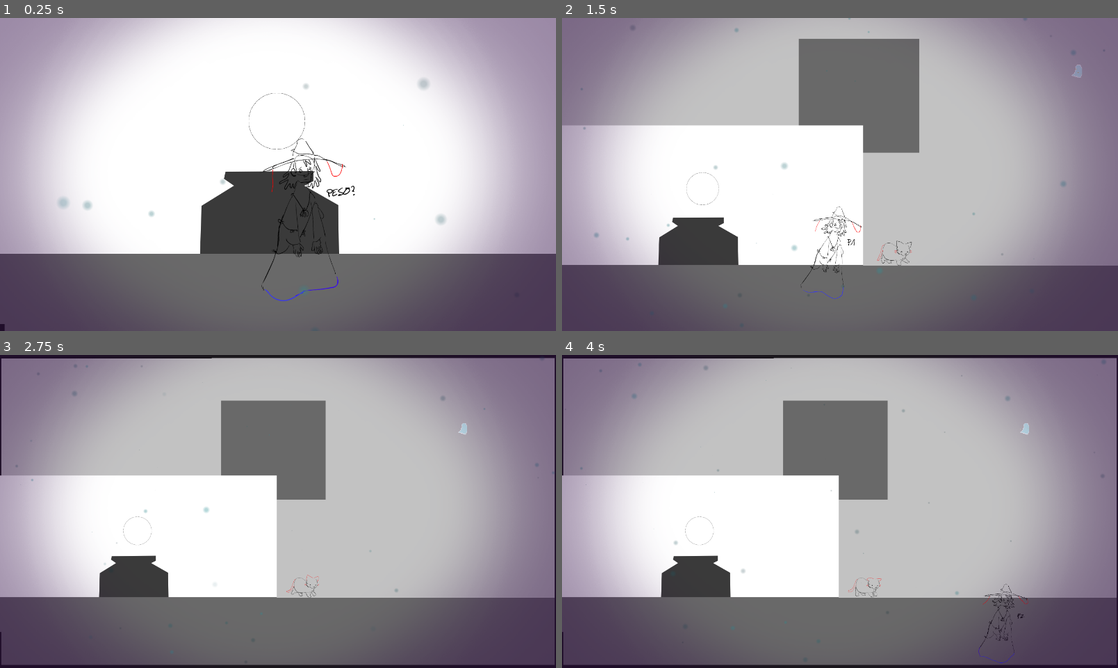
Above: before the commit, frames 1-4 (two rows, left to right).
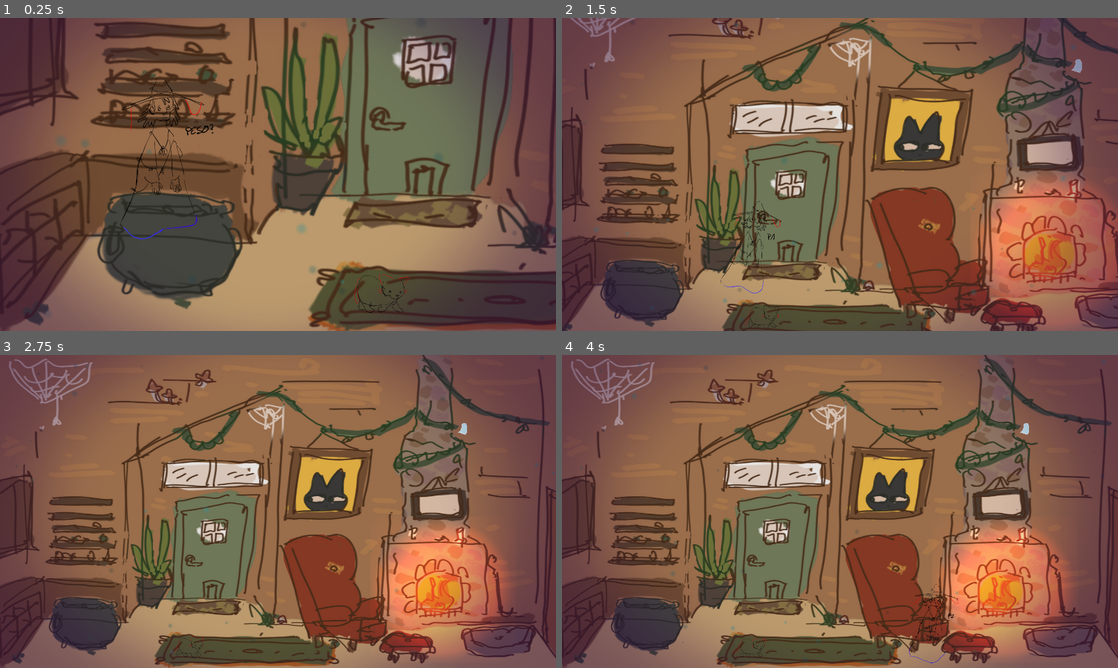
Above: after the commit, the same moments.

Repository: Mapachana/GlobalGameJam25
Game: Godot game, scene res://Scenes/Main.tscn
Same seed, same stepped clock (60 frames per second), same inputs: the game is played once before the commit and once after it. Sound files missing from this copy of the repository are replaced by a short silence.
Inputs:
- Up to frame 1 (0.25 s): no input
- Up to frame 2 (1.5 s): tap Enter (ui_accept) at 0.5, 0.77 s; hold Right (ui_right) 0.53-1.28 s; hold Down (ui_down) from 1.28 s (still down)
- Up to frame 3 (2.75 s): tap Enter (ui_accept) at 1.52 s; release Down (ui_down) at 2.03 s; hold Right (ui_right) from 2.03 s (still down)
- Up to frame 4 (4 s): release Right (ui_right) at 2.78 s; hold Up (ui_up) 2.78-3.53 s; tap Enter (ui_accept) at 3.02, 3.77 s; hold Left (ui_left) from 3.53 s (still down)

The runs differ from the first frame. In frame 1, 98% of the frame differs, in the area x 0-100%, y 0-100%; in frame 2, 98%; in frame 3, 98%; in frame 4, 98%.

Commit message:
fondos 1

Diff:
--- a/ggj2025/Scenes/Main.tscn
+++ b/ggj2025/Scenes/Main.tscn
@@ -1,13 +1,14 @@
-[gd_scene load_steps=45 format=3 uid="uid://bqak8awkxwt4m"]
-
-[ext_resource type="Texture2D" uid="uid://bymmj7u1mme82" path="res://Images/Fondo habitacion 1.png" id="1_klajk"]
+[gd_scene load_steps=46 format=3 uid="uid://bqak8awkxwt4m"]
+
 [ext_resource type="Script" path="res://Scenes/Main.gd" id="1_nxvp8"]
 [ext_resource type="Texture2D" uid="uid://c0wixk35j0yrm" path="res://Images/cielo placeholder.png" id="2_2fuvx"]
-[ext_resource type="Texture2D" uid="uid://w64ko26aboab" path="res://Images/salon sucio.png" id="2_3u1wu"]
-[ext_resource type="Texture2D" uid="uid://cj87dpptiyawx" path="res://Images/fondo atico.png" id="2_p0o4a"]
+[ext_resource type="Texture2D" uid="uid://defiw3hscvymo" path="res://Images/cocina sucio.jpg" id="2_31sva"]
 [ext_resource type="Texture2D" uid="uid://cy1pc2hdjmnkm" path="res://Images/inicio.png" id="3_4ddiu"]
 [ext_resource type="Script" path="res://Scenes/PJ.gd" id="4_hxefk"]
+[ext_resource type="Texture2D" uid="uid://3gu7w3jw5kpv" path="res://Images/buhardilla sucio.jpg" id="4_ufxyl"]
+[ext_resource type="Texture2D" uid="uid://bid536u4ornod" path="res://Images/estudio sucio.jpg" id="5_2dtpk"]
 [ext_resource type="Texture2D" uid="uid://bgrjt4dgkhlwf" path="res://Images/pj IDLE/idle0001.png" id="6_2dvtn"]
+[ext_resource type="Texture2D" uid="uid://cv2iob8iqkicp" path="res://Images/salon sucio color.jpg" id="6_ajp7e"]
 [ext_resource type="Texture2D" uid="uid://22fqkovei0yb" path="res://Images/pj IDLE/idle0002.png" id="7_mx3v3"]
 [ext_resource type="AudioStream" uid="uid://77latoqsh4re" path="res://Music/prueba/GGJ2024.ogg" id="7_t5vac"]
 [ext_resource type="PackedScene" uid="uid://d18pqfbs864oc" path="res://Scenes/Objeto.tscn" id="8_nq87s"]
@@ -123,6 +124,23 @@
 
 [sub_resource type="CanvasItemMaterial" id="CanvasItemMaterial_7lo68"]
 
+[sub_resource type="Gradient" id="Gradient_jembb"]
+offsets = PackedFloat32Array(0.262009, 0.384279, 0.755459)
+colors = PackedColorArray(1, 1, 1, 1, 1, 1, 1, 0.724891, 1, 1, 1, 0)
+
+[sub_resource type="GradientTexture2D" id="GradientTexture2D_kn7pw"]
+gradient = SubResource("Gradient_jembb")
+fill = 1
+fill_from = Vector2(0.5, 0.5)
+
+[sub_resource type="Curve" id="Curve_rrcx7"]
+_data = [Vector2(0, 0), 0.0, 0.0, 0, 0, Vector2(0.358491, 1), 0.0, 0.0, 0, 0]
+point_count = 2
+
+[sub_resource type="Gradient" id="Gradient_tvg56"]
+offsets = PackedFloat32Array(0, 0.189873, 0.852321, 1)
+colors = PackedColorArray(0, 0.239216, 0.290196, 0, 7.21961e-08, 0.132888, 0.165445, 0.184314, 0.203922, 0.592157, 0.615686, 0.368627, 0, 0.239216, 0.290196, 0)
+
 [sub_resource type="Gradient" id="Gradient_nucqi"]
 offsets = PackedFloat32Array(0.327801, 0.692946, 1)
 colors = PackedColorArray(1, 1, 1, 1, 0.0679011, 0.0679011, 0.0679011, 1, 0, 0, 0, 1)
@@ -133,57 +151,35 @@
 fill_from = Vector2(0.5, 0.5)
 fill_to = Vector2(1, 1)
 
-[sub_resource type="Gradient" id="Gradient_jembb"]
-offsets = PackedFloat32Array(0.262009, 0.384279, 0.755459)
-colors = PackedColorArray(1, 1, 1, 1, 1, 1, 1, 0.724891, 1, 1, 1, 0)
-
-[sub_resource type="GradientTexture2D" id="GradientTexture2D_kn7pw"]
-gradient = SubResource("Gradient_jembb")
-fill = 1
-fill_from = Vector2(0.5, 0.5)
-
-[sub_resource type="Curve" id="Curve_rrcx7"]
-_data = [Vector2(0, 0), 0.0, 0.0, 0, 0, Vector2(0.358491, 1), 0.0, 0.0, 0, 0]
-point_count = 2
-
-[sub_resource type="Gradient" id="Gradient_tvg56"]
-offsets = PackedFloat32Array(0, 0.189873, 0.852321, 1)
-colors = PackedColorArray(0, 0.239216, 0.290196, 0, 7.21961e-08, 0.132888, 0.165445, 0.184314, 0.203922, 0.592157, 0.615686, 0.368627, 0, 0.239216, 0.290196, 0)
-
 [node name="Main" type="Node2D"]
 script = ExtResource("1_nxvp8")
 
-[node name="SalonSucio2" type="Sprite2D" parent="."]
+[node name="Cocina" type="Sprite2D" parent="."]
 position = Vector2(2167.5, 405)
-texture = ExtResource("2_3u1wu")
+texture = ExtResource("2_31sva")
 
 [node name="CieloPlaceholder" type="Sprite2D" parent="."]
 position = Vector2(1985, -1417)
 scale = Vector2(1.93069, 1.84475)
 texture = ExtResource("2_2fuvx")
 
-[node name="FondoAtico" type="Sprite2D" parent="."]
+[node name="Atico" type="Sprite2D" parent="."]
 position = Vector2(2167.49, -1215)
 scale = Vector2(1.00347, 1)
-texture = ExtResource("2_p0o4a")
-
-[node name="FondoHabitacion3" type="Sprite2D" parent="."]
+texture = ExtResource("4_ufxyl")
+
+[node name="Dormitorio" type="Sprite2D" parent="."]
 position = Vector2(2167.5, -405)
 scale = Vector2(1.00347, 1)
-texture = ExtResource("1_klajk")
-
-[node name="FondoHabitacion1" type="Sprite2D" parent="."]
+texture = ExtResource("5_2dtpk")
+
+[node name="Salon" type="Sprite2D" parent="."]
 position = Vector2(722.5, 405)
 scale = Vector2(1.00347, 1)
-texture = ExtResource("1_klajk")
-
-[node name="Inicio" type="Sprite2D" parent="."]
-position = Vector2(360, 515)
-scale = Vector2(0.5, 0.5)
-texture = ExtResource("3_4ddiu")
+texture = ExtResource("6_ajp7e")
 
 [node name="PJ" type="CharacterBody2D" parent="."]
-position = Vector2(400, 600)
+position = Vector2(220, 600)
 motion_mode = 1
 script = ExtResource("4_hxefk")
 
@@ -202,7 +198,7 @@
 offset_bottom = 74.0
 
 [node name="Camera2D" type="Camera2D" parent="."]
-position = Vector2(360, 524)
+position = Vector2(363, 604)
 zoom = Vector2(2, 2)
 
 [node name="AudioStreamPlayer" type="AudioStreamPlayer" parent="."]
@@ -215,7 +211,7 @@
 anim = 1
 
 [node name="Gatete" type="AnimatedSprite2D" parent="."]
-position = Vector2(898, 543)
+position = Vector2(600, 700)
 scale = Vector2(0.5, 0.5)
 sprite_frames = SubResource("SpriteFrames_oap5r")
 autoplay = "default"
@@ -231,13 +227,6 @@
 offset_right = 40.0
 offset_bottom = 40.0
 texture = ExtResource("34_kqd0y")
-
-[node name="PointLight2D" type="PointLight2D" parent="."]
-position = Vector2(2629, 607)
-scale = Vector2(5.9375, 5.9375)
-color = Color(0.955473, 0.306717, 0, 1)
-energy = 1.4
-texture = SubResource("GradientTexture2D_7d2cb")
 
 [node name="DustParticles" type="CPUParticles2D" parent="."]
 position = Vector2(1440, -405)
@@ -260,5 +249,18 @@
 scale_amount_curve = SubResource("Curve_rrcx7")
 color_ramp = SubResource("Gradient_tvg56")
 
+[node name="PointLight2D" type="PointLight2D" parent="."]
+position = Vector2(1150, 607)
+scale = Vector2(5.9375, 5.9375)
+color = Color(0.955473, 0.306717, 0, 1)
+energy = 1.4
+texture = SubResource("GradientTexture2D_7d2cb")
+
 [node name="EstrofaAnim2" parent="." instance=ExtResource("33_n074a")]
 position = Vector2(1440, 0)
+
+[node name="Inicio" type="Sprite2D" parent="."]
+visible = false
+position = Vector2(363, 604)
+scale = Vector2(0.5, 0.5)
+texture = ExtResource("3_4ddiu")
Binary file added: ggj2025/Images/buhardilla sucio.jpg
Not shown, added: ggj2025/Images/buhardilla sucio.jpg.import
Binary file added: ggj2025/Images/cocina sucio.jpg
Not shown, added: ggj2025/Images/cocina sucio.jpg.import
Binary file added: ggj2025/Images/estudio sucio.jpg
Not shown, added: ggj2025/Images/estudio sucio.jpg.import
Binary file added: ggj2025/Images/salon sucio color.jpg
Not shown, added: ggj2025/Images/salon sucio color.jpg.import
